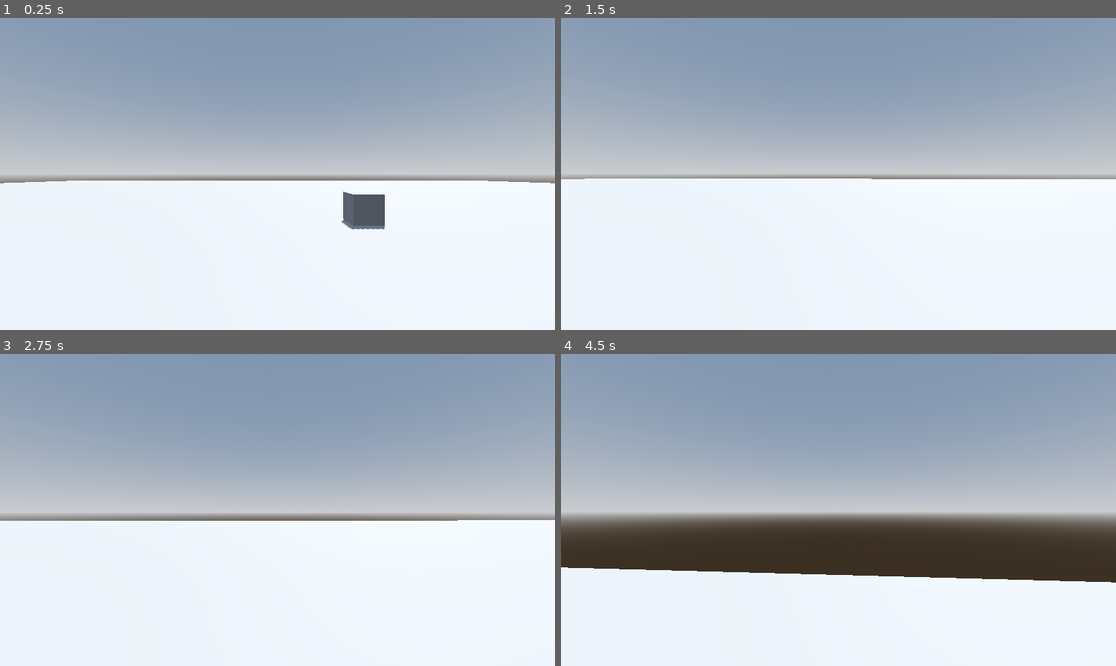
Above: before the commit, frames 1-4 (two rows, left to right).
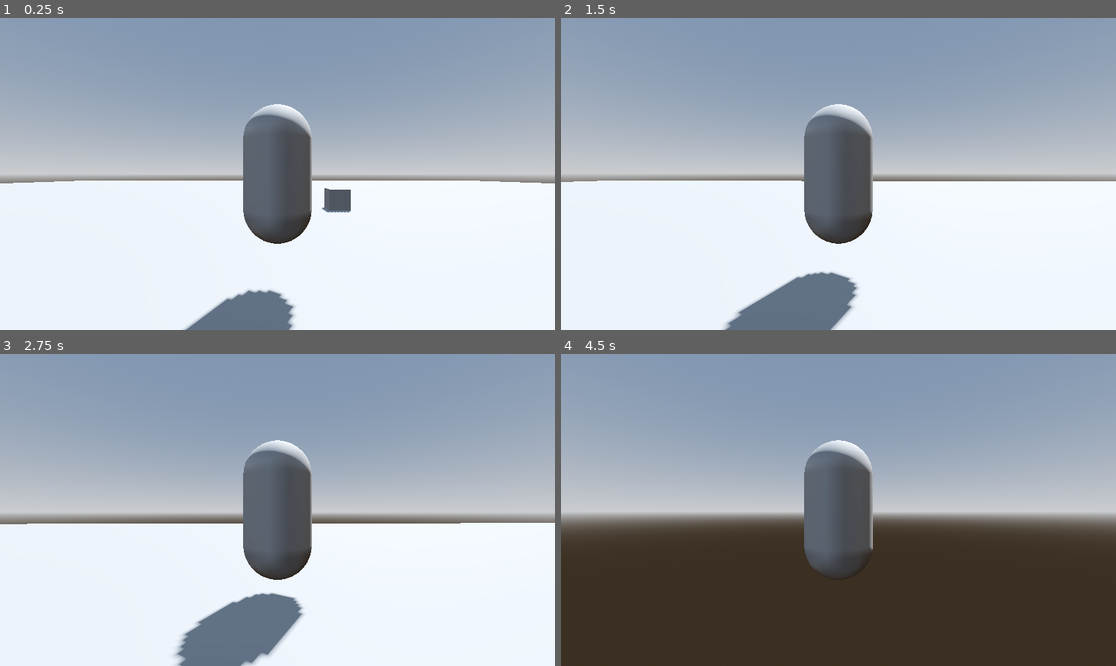
Above: after the commit, the same moments.

Repository: epicporportio/farm-gaem
Game: Godot game, scene res://scenes/game.tscn
Two runs of this game, one before a commit and one after it. Both use one fixed random seed, a clock stepped at 60 frames per second and the inputs below.
Inputs (mouse positions are in pixels of both pictures, inside the frame that each line leads up to):
- Up to frame 1 (0.25 s): no input
- Up to frame 2 (1.5 s): tap Enter at 0.5 s; move the mouse to (866, 174) at 0.52 s; hold W (forward) from 0.53 s (still down); move the mouse to (810, 174) at 1.27 s
- Up to frame 3 (2.75 s): keep holding W (forward); move the mouse to (288, 503) at 2.02 s
- Up to frame 4 (4.5 s): keep holding W (forward); move the mouse to (832, 516) at 2.77 s; move the mouse to (877, 513) at 3.52 s; move the mouse to (794, 506) at 4.27 s

The runs differ from the first frame. In frame 1, 7.7% of the frame differs, in the area x 0-100%, y 27-100%; in frame 2, 8.5%; in frame 3, 9.3%; in frame 4, 34%.

Commit message:
uh like movement and stuff but like gravity still doesnt work lol

Diff:
--- a/scenes/player.tscn
+++ b/scenes/player.tscn
@@ -8,7 +8,7 @@
 
 [node name="Player" type="RigidBody3D"]
 lock_rotation = true
-linear_damp = 20.0
+linear_damp_mode = 1
 script = ExtResource("1_3vyb7")
 
 [node name="PlayerMesh" type="MeshInstance3D" parent="."]
@@ -21,4 +21,7 @@
 
 [node name="PitchPivot" type="Node3D" parent="TwistPivot"]
 
-[node name="Camera3D" type="Camera3D" parent="TwistPivot/PitchPivot"]
+[node name="SpringArm3D" type="SpringArm3D" parent="TwistPivot/PitchPivot"]
+spring_length = 3.0
+
+[node name="Camera3D" type="Camera3D" parent="TwistPivot/PitchPivot/SpringArm3D"]
--- a/scripts/player.gd
+++ b/scripts/player.gd
@@ -4,8 +4,11 @@
 var twist_input := 0.0
 var pitch_input := 0.0
 
+@export var friction := 0.1
+
 @onready var twist_pivot := $TwistPivot
 @onready var pitch_pivot := $TwistPivot/PitchPivot
+@onready var spring_arm := $TwistPivot/PitchPivot/SpringArm3D
 
 # Called when the node enters the scene tree for the first time.
 func _ready() -> void:
@@ -17,7 +20,14 @@
 	input.x = Input.get_axis("left", "right")
 	input.z = Input.get_axis("forward", "back")
 
-	apply_central_force(twist_pivot.basis * input * 15000 * delta)
+	apply_central_force(twist_pivot.basis * input * 50000 * delta)
+
+	var linear = linear_velocity
+	linear.x = approach(linear.x, 0.0, friction * delta)
+	linear.z = approach(linear.z, 0.0, friction * delta)
+	linear_velocity = linear
+	print(linear_velocity)
+
 
 	if Input.is_action_just_pressed("exit"):
 		if Input.mouse_mode == Input.MOUSE_MODE_CAPTURED:
@@ -29,15 +39,30 @@
 	pitch_pivot.rotate_x(pitch_input)
 	pitch_pivot.rotation.x = clamp(
 		pitch_pivot.rotation.x,
-		deg_to_rad(-30),
-		deg_to_rad(30)
+		deg_to_rad(-50),
+		deg_to_rad(50)
 	)
 	twist_input = 0.0
 	pitch_input = 0.0
-
 
 func _unhandled_input(event: InputEvent) -> void:
 	if event is InputEventMouseMotion:
 		if Input.mouse_mode == Input.MOUSE_MODE_CAPTURED:
 			twist_input = - event.relative.x * mouse_sens
 			pitch_input = - event.relative.y * mouse_sens
+
+	if Input.is_mouse_button_pressed(MOUSE_BUTTON_WHEEL_DOWN):
+		if spring_arm.spring_length < 10:
+			spring_arm.spring_length += 0.4
+	elif Input.is_mouse_button_pressed(MOUSE_BUTTON_WHEEL_UP):
+		if spring_arm.spring_length > 0.4:
+			spring_arm.spring_length -= 0.4
+		print(spring_arm.spring_length)
+
+func approach(u: float, v: float, friction: float) -> float:
+	if u < v:
+		return min(u + friction, v)
+	elif u > v:
+		return max(u - friction, v)
+	else:
+		return v
